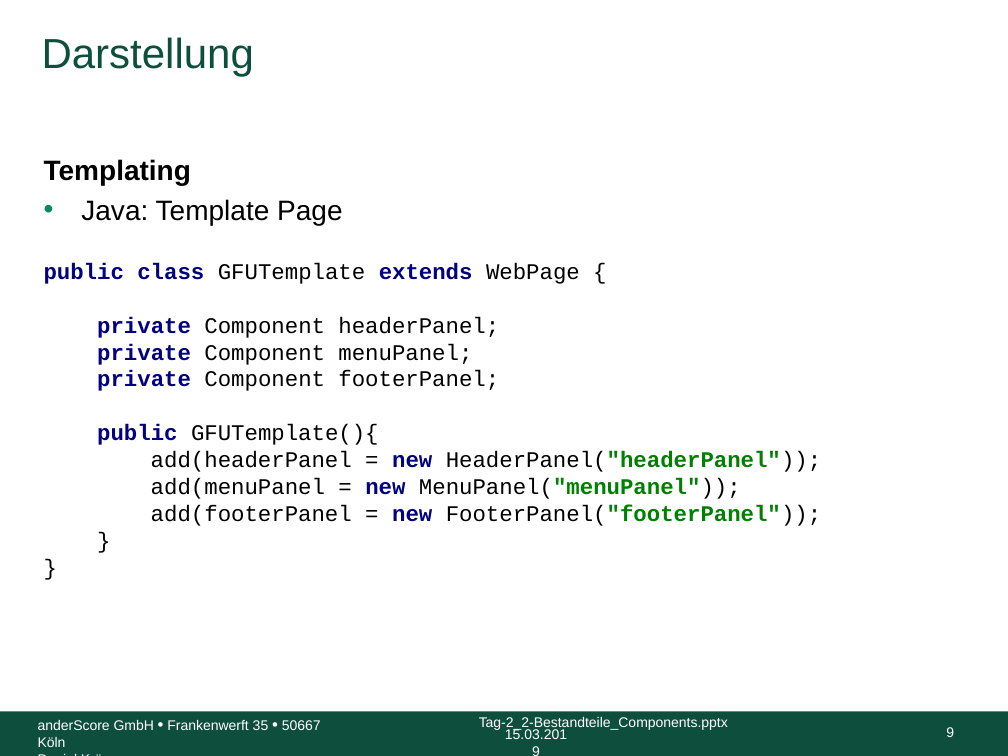
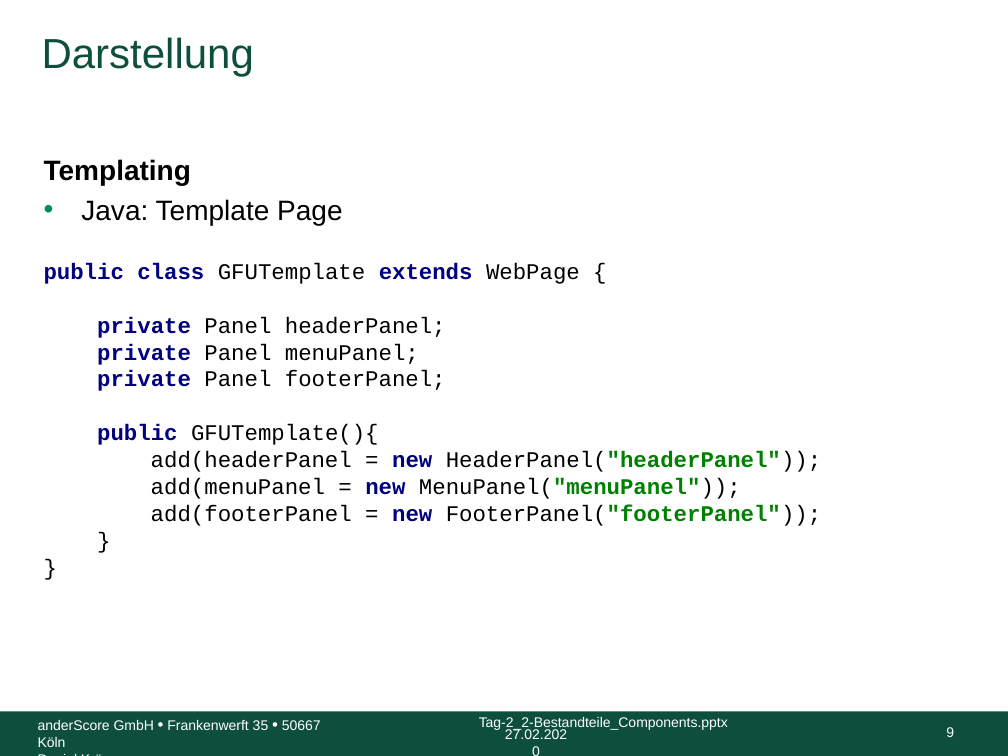
Before and after one commit to anderscore-gmbh/wicket-training, a slide deck: slide 9 of slides/Tag-2_2-Bestandteile_Components.pptx. Drawn at 1008x756 pixels with LibreOffice and Linux fonts; fonts in the diff are those of the drawing; background and template pictures are left out. Boxes give left, top, right and bottom in pixels: in the first picture for what was removed or moved away, otherwise in the second. Text is boxed around its words. In the diff, an @@ line names an element or a change of style, - is before the commit and + after.

```diff
--- a/slides/Tag-2_2-Bestandteile_Components.pptx
+++ b/slides/Tag-2_2-Bestandteile_Components.pptx
@@ text at <box>44,263,821,526</box>: text changed @@
-public class GFUTemplate extends WebPage {
-private Component headerPanel;
-private Component menuPanel;
-private Component footerPanel;
-public GFUTemplate(){
-add(headerPanel = new HeaderPanel("headerPanel"));
-add(menuPanel = new MenuPanel("menuPanel"));
-add(footerPanel = new FooterPanel("footerPanel"));
-}
-}
+public class GFUTemplate extends WebPage {
+private Panel headerPanel;
+private Panel menuPanel;
+private Panel footerPanel;
+public GFUTemplate(){
+add(headerPanel = new HeaderPanel("headerPanel"));
+add(menuPanel = new MenuPanel("menuPanel"));
+add(footerPanel = new FooterPanel("footerPanel"));
+}
+}
@@ text at <box>505,729,567,739</box>: text changed @@
-15.03.2019
+27.02.2020
```
Also in this commit, not shown: 16 other slides changed, 4 other files.
